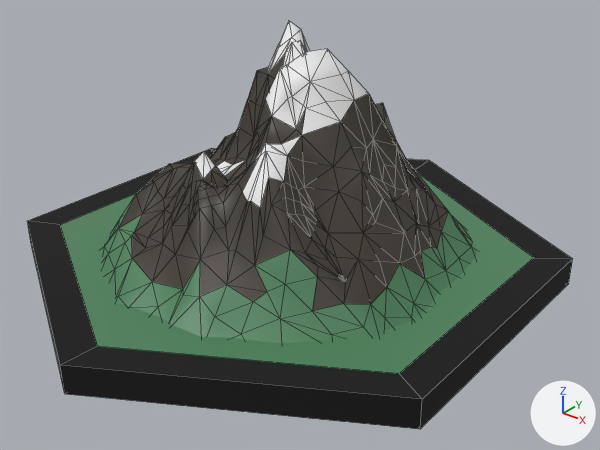
Renders of the FBX model Assets/Model Assets/Hex Tiles/Tile_Mountain.fbx from each side of a commit.
Camera for both pictures: a 50 mm camera at (1.98, -2.4, 1.68) aimed at (0.12, -0.07, 0.23). Lighting does not change. The marker at lower right points along +X, +Y and +Z. Mesh edges are drawn as thin lines.

Names of what the first picture shows: 'Mountain Tile'.
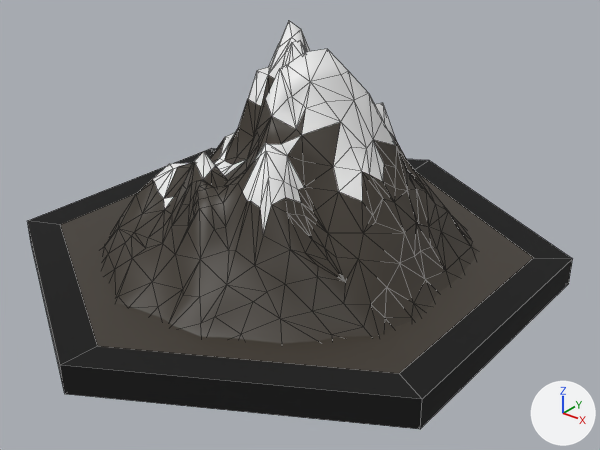
The edits, one by one:
me_landscape_001 is used by ob_mountain_tile; location (0.0, 0.0, 0.0); scale (1.0, 1.0, 1.0).
me_landscape_001 had 606 vertices, 1044 faces and spanned x -1.0..1.0, y -1.15..1.15, z -0.01..0.99.
me_landscape_001 now has 606 vertices, 1047 faces and spans x -1.0..1.0, y -1.15..1.15, z -0.01..0.99.
Part 1, on me_landscape_001:
3 vertices are removed from x 0.49..0.61, y -0.19..-0.11, z 0.25..0.36.
22 faces are deleted.
3 vertices are added at (0.5, -0.18, 0.36), (0.21, -0.72, 0.13), (0.62, -0.11, 0.25).
23 new faces join them, mat_base_gray (brown #3f3830).
me_landscape_001 part 2: 84 faces spanning x -0.49..0.44, y -0.46..0.41, z 0.28..0.89 switch from mat_base_gray (brown #3f3830) to mat_white_001 (white #f0f0f0).
me_landscape_001 part 3: 204 faces spanning x -0.87..0.87, y -1.0..1.0, z 0.01..0.36 switch from mat_green (green #4e835c) to mat_base_gray (brown #3f3830).

Pixel boxes [x1, y1, x2, y2] of what changed, in the pictures (600 x 450 px; the box of a moved part takes in the faces that stretch with it):
part 1 of me_landscape_001, moved or reshaped: [173, 192, 425, 339] in both
part 2 of me_landscape_001, recoloured: [153, 54, 396, 233] in both
part 3 of me_landscape_001, recoloured (green to white): [61, 173, 533, 373] in both
